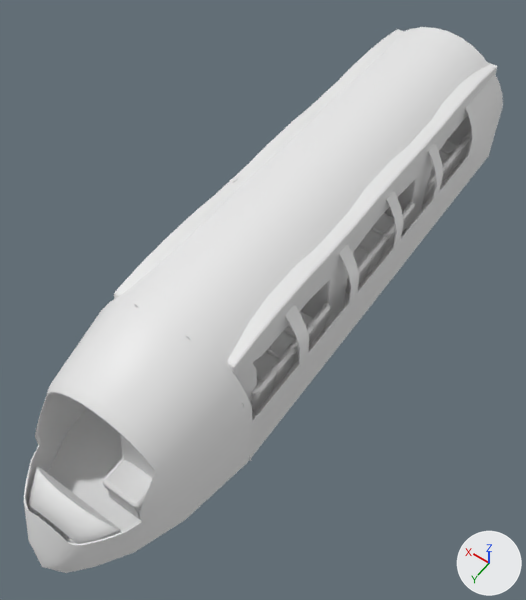
The Blender file Models/metro.blend, before and after one commit.
Both versions are drawn from a 50 mm lens placed at (-5.31, 6.58, 12.3), pointed at (-0.13, -0.68, 0.89). Arrows for +X, +Y and +Z are at lower right; the lights stay in place. The same objects are shown in both versions, whatever each file hides.

The first picture shows 'cockpit', 'main seat', 'railing', 'seat1.L', 'seat2.L', 'seat3.L', 'train'.
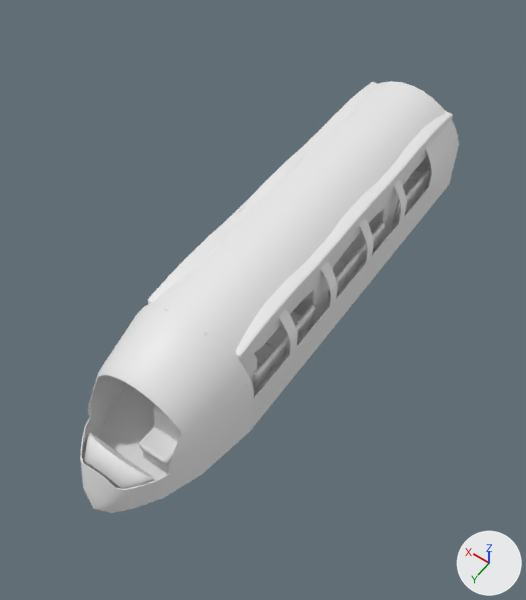
ob_cube is not drawn itself; it is used by a modifier of ob_train.

Location of each change, [x1, y1, x2, y2] in pixels of the pictures (526 x 600 px):
'train', moved, rescaled (21% narrower, 21% shorter)
    before: [24, 27, 503, 573]
    after: [80, 81, 459, 513]
'railing', moved, rescaled (20% narrower, 19% shorter)
    before: [114, 29, 497, 419]
    after: [148, 82, 453, 397]
'cockpit', moved, rescaled (23% narrower, 27% shorter)
    before: [27, 466, 121, 544]
    after: [83, 432, 155, 489]
'seat3.L', moved, rescaled (20% narrower, 22% shorter)
    before: [252, 303, 331, 412]
    after: [253, 305, 316, 390]
'seat2.L', moved, rescaled (17% narrower, 19% shorter)
    before: [346, 202, 415, 294]
    after: [328, 223, 385, 297]
'seat1.L', moved, rescaled (22% narrower, 21% shorter)
    before: [423, 130, 472, 204]
    after: [393, 166, 431, 224]

What changed in the scene script:
```text
Change ob_seat3_l:
    ob_seat3_l.location: (0.09, 1.01, -0.27) -> (0.07, 0.67, -0.13)
    ob_seat3_l.scale: (1.44, 1.44, 1.44) -> (1.15, 1.15, 1.15)
Change ob_cube:
    ob_cube.location: (-0.00198, 4.334, 1.224) -> (-0.000683, 3.328, 0.983)
    ob_cube.scale: (0.72, 0.72, 0.72) -> (0.576, 0.576, 0.576)
Change ob_seat2_l:
    ob_seat2_l.location: (0.09, -2.38, -0.27) -> (0.07, -2.04, -0.13)
    ob_seat2_l.scale: (1.44, 1.44, 1.44) -> (1.15, 1.15, 1.15)
Change ob_seat1_l:
    ob_seat1_l.location: (0.09, -5.63, -0.27) -> (0.07, -4.64, -0.13)
    ob_seat1_l.scale: (1.44, 1.44, 1.44) -> (1.15, 1.15, 1.15)
Change ob_cockpit:
    ob_cockpit.location: (0.0, 0.31, -0.01) -> (0.0, 0.11, 0.0)
    ob_cockpit.scale: (0.837, 0.837, 0.837) -> (0.67, 0.67, 0.67)
Change ob_railing:
    ob_railing.location: (0.0, 0.31, -0.01) -> (0.0, 0.11, 0.0)
    ob_railing.scale: (1.44, 1.44, 1.44) -> (1.15, 1.15, 1.15)
Change ob_train:
    ob_train.location: (0.0, 0.31, -0.01) -> (0.0, 0.11, 0.0)
    ob_train.scale: (0.837, 0.837, 0.837) -> (0.67, 0.67, 0.67)
```
